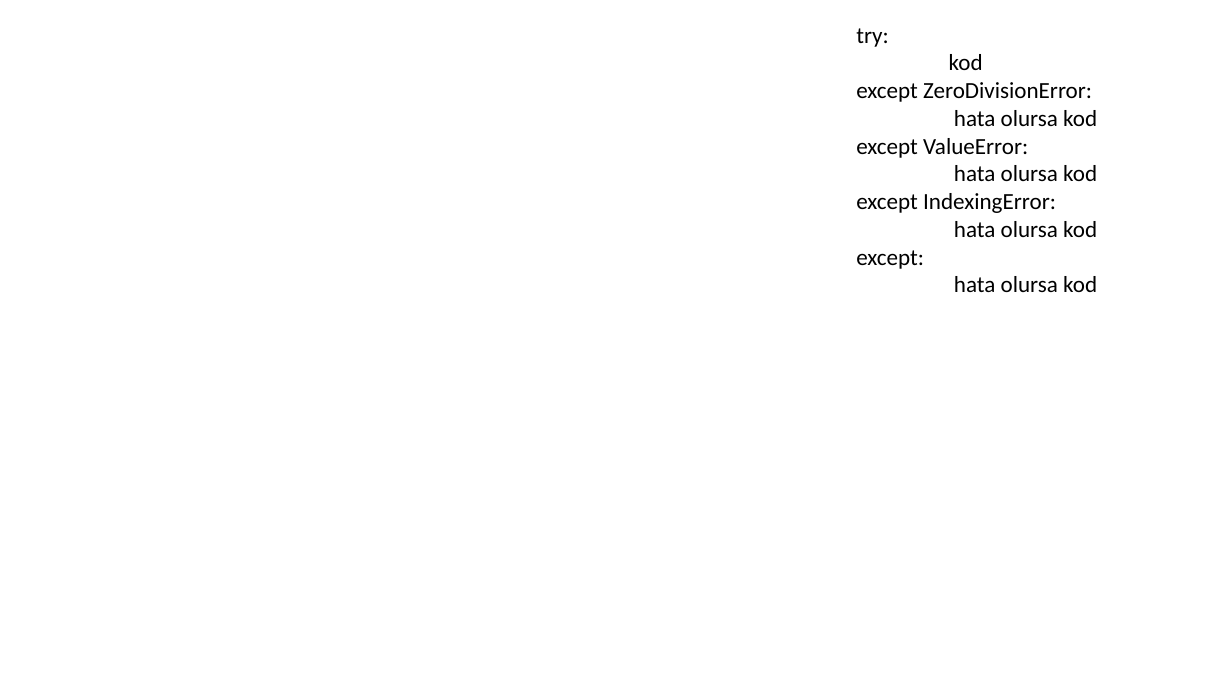
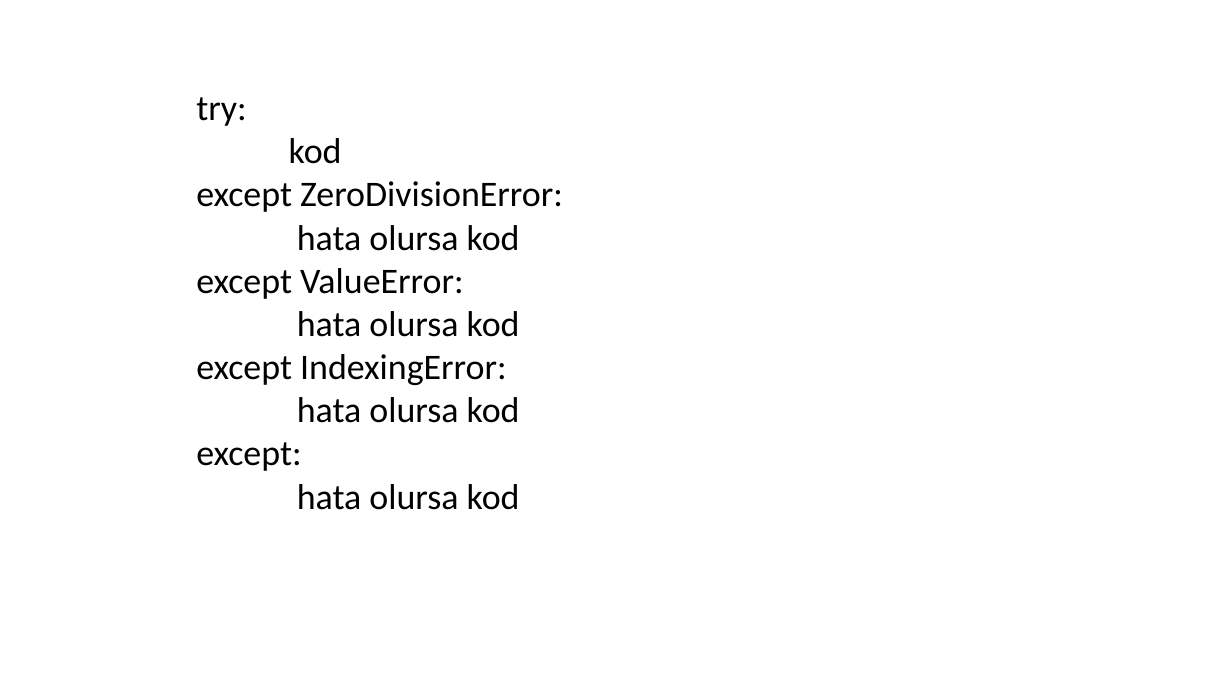
Before and after one commit to celalaksu/Python-Programlama-Kursu, a slide deck: slide 40 of Modul 5 - Modul Paket StringMetod HataYakalama.pptx. Drawn at 1232x693 pixels with LibreOffice and Linux fonts; fonts in the diff are those of the drawing. Boxes give left, top, right and bottom in pixels: in the first picture for what was removed or moved away, otherwise in the second. Text is boxed around its words. In the diff, an @@ line names an element or a change of style, - is before the commit and + after.

```diff
--- a/Modul 5 - Modul Paket StringMetod HataYakalama.pptx
+++ b/Modul 5 - Modul Paket StringMetod HataYakalama.pptx
@@ text "try:": place and size @@
-text "try:" at bbox=[856, 28, 1097, 292]
+text "try:" at bbox=[196, 97, 563, 510]
@@ text "try:" at bbox=[196, 97, 563, 510]: size 18 to 28 pt @@
```
Also in this commit, not shown: 4 other slides changed, 2 slides added, 2 slides removed.
